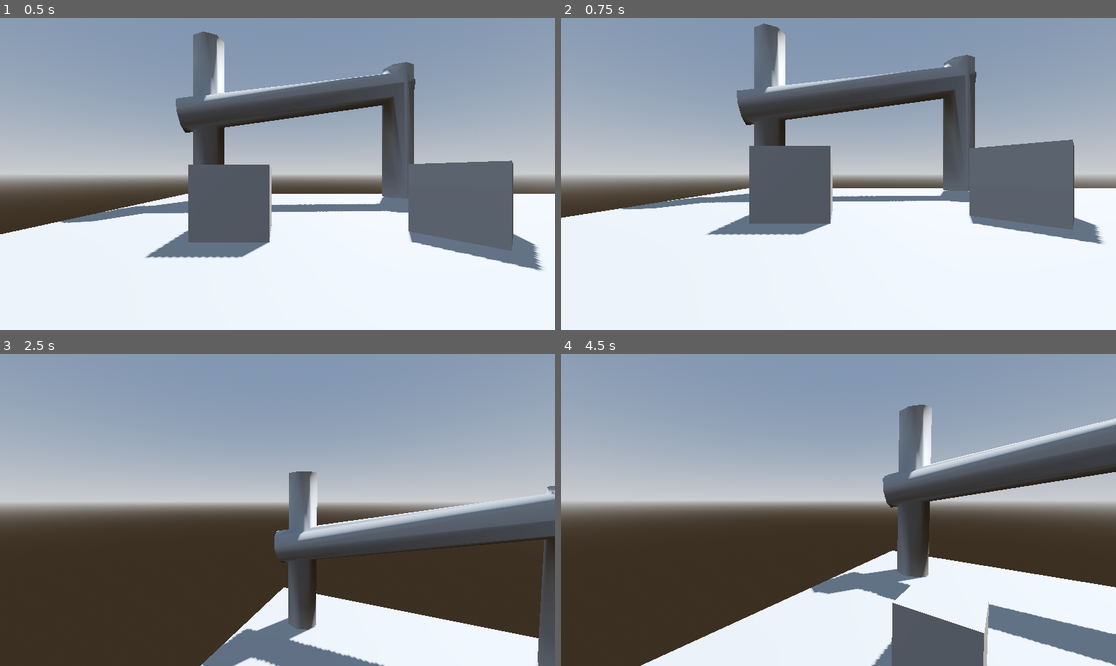
Above: before the commit, frames 1-4 (two rows, left to right).
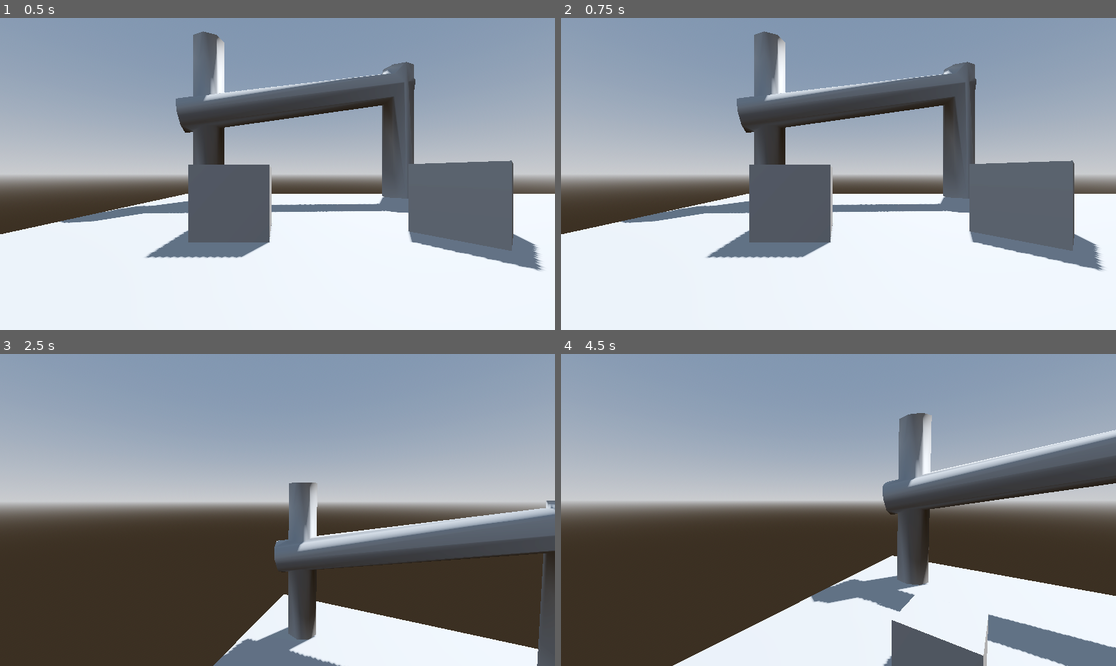
Above: after the commit, the same moments.

Repository: Nikola-Marjanusic/Finals_project
Game: Godot game, scene res://test_game.tscn
Two runs of this game, one before a commit and one after it. Both use one fixed random seed, a clock stepped at 60 frames per second and the inputs below.
Inputs (mouse positions are in pixels of both pictures, inside the frame that each line leads up to):
- Up to frame 1 (0.5 s): no input
- Up to frame 2 (0.75 s): tap Enter (ui_accept) at 0.5 s; move the mouse to (960, 158) at 0.52 s; hold Right (ui_right) from 0.53 s (still down); tap Ctrl (crouch) at 0.6 s
- Up to frame 3 (2.5 s): tap Space (jump) at 0.77, 1.07, 1.52, 1.55, 1.82, 2.1 s; click (399, 494) at 0.8 s; move the mouse to (249, 510) at 1.27 s; release Right (ui_right) at 1.28 s; hold Up (ui_up) from 1.28 s (still down); click (249, 510) at 1.35 s; move the mouse to (288, 503) at 2.02 s; click (288, 503) at 2.17 s; tap Ctrl (crouch) at 2.3 s
- Up to frame 4 (4.5 s): keep holding Up (ui_up); move the mouse to (832, 516) at 2.77 s; tap Ctrl (crouch) at 2.85, 4.35 s; tap Space (jump) at 3.02, 3.32, 3.77, 3.8, 4.07 s; click (832, 516) at 3.05 s; move the mouse to (877, 513) at 3.52 s; click (877, 513) at 3.6 s; move the mouse to (794, 506) at 4.27 s; click (794, 506) at 4.42 s

Frame 1 is identical in both runs. In frame 2, 14% of the frame differs, in the area x 0-100%, y 1-82%; in frame 3, 9.9%; in frame 4, 11%.

Commit message:
i heat Hooks
i heat Hooks

Diff:
--- /dev/null
+++ b/Scenes/rope.tscn
@@ -0,0 +1,11 @@
+[gd_scene load_steps=2 format=3 uid="uid://fbt0pdf51jbq"]
+
+[sub_resource type="CylinderMesh" id="CylinderMesh_1a244"]
+top_radius = 0.05
+bottom_radius = 0.05
+
+[node name="Rope" type="Node3D"]
+
+[node name="MeshInstance3D" type="MeshInstance3D" parent="."]
+transform = Transform3D(1, 0, 0, 0, -4.371139e-08, -1, 0, 1, -4.371139e-08, 0, 0, -1)
+mesh = SubResource("CylinderMesh_1a244")
--- /dev/null
+++ b/Scripts/hook_controller.gd
@@ -0,0 +1,50 @@
+extends Node
+@export var ray: RayCast3D
+@export var rope: Node3D
+@export var rest_lenght = 2.0
+@export var stiffness = 0
+@export var damping = 1.0
+
+@onready var player: CharacterBody3D = get_parent()
+var hookTarget: Vector3
+var hooked = false
+
+var old_target_dist
+func _physics_process(delta: float) -> void:
+	if Input.is_action_just_pressed("shoot"):
+		print("hook used")
+		hook()
+	if Input.is_action_just_released("shoot"):
+		print("hook relesed")
+		unHook()
+	if hooked:
+		handle_grapple(delta)
+
+	update_rope()
+
+func hook():
+	if ray.get_collider():
+		hookTarget = ray.get_collision_point()
+		hooked = true
+
+func unHook():
+	hooked = false
+
+func handle_grapple(delta: float):
+	#var target_dir = player.global_position.direction_to(hookTarget)
+	var target_dist = player.global_position.distance_to(hookTarget)
+	var distance = (player.global_position - hookTarget).length()
+	if distance >= target_dist:
+		var dir := (player.global_position - hookTarget).normalized()
+		var radial_velocity := player.velocity.dot(dir)
+		if radial_velocity > 0.0:
+			player.velocity -= dir * radial_velocity
+func update_rope():
+	if !hooked:
+		rope.visible = false
+		return
+
+	rope.visible = true
+	var dist = player.global_position.distance_to(hookTarget)
+	rope.look_at(hookTarget)
+	rope.scale = Vector3(1,1,dist)
--- a/Addons/proto_controller/proto_controller.gd
+++ b/Scripts/proto_controller.gd
@@ -17,18 +17,6 @@
 ## How many air jumps?
 @export var max_air_jumps : int = 1
 var air_jump_counter = max_air_jumps
-## Can we super jump?
-@export var can_super_jump : bool = true
-## how long to crouch for
-@export var super_jump_charge : float = 1.0 #s
-## Can we press to Crouch?
-@export var can_crouch : bool = true
-var isCrouching: bool = false
-## Can the player slide?
-@export var can_slide : bool = true
-var isSliding: bool = false
-## How fast to go to slide
-@export var slide_trigger : float = 10.0 #m/s
 ## Can we press to enter freefly mode (noclip)?
 @export var can_freefly : bool = false
 var freeflying : bool = false
@@ -37,14 +25,9 @@
 ## Look around rotation speed.
 @export var look_speed : float = 0.002
 ## Normal speed.
-@export var run_speed : float = 7.0
-## crouch speed.
-@export var crouch_speed : float = 4.5
-## slide speed.
-@export var slide_speed : float = 10.0
+@export var run_speed : float = 9.0
 ## Speed of jump.
 @export var jump_velocity : float = 4.5
-@export var super_jump_mult : float = 2.0
 ## How fast do we freefly?
 @export var freefly_speed : float = 25.0
 ## How fast do we stop
@@ -61,8 +44,6 @@
 @export var input_forward : String = "ui_up"
 ## Name of Input Action to move Backward.
 @export var input_back : String = "ui_down"
-## Name of Input Action to crouch.
-@export var input_crouch : String = "crouch"
 ## Name of Input Action to Jump.
 @export var input_jump : String = "ui_accept"
 ## Name of Input Action to toggle freefly mode.
@@ -73,12 +54,12 @@
 @export var deceleration_buffer : float = 0.1
 @export var jump_buffer : float = 0.1
 @export var jump_buffer_distance : float = 0.1
+var slope_angle
 var base_speed : float = run_speed
 var delayed_jump := false
 var timers := {
 	"move": 0.0,
 	"jump":0.0,
-	"superJump":0.0,
 	"air":0.0,
 	"debug_timer":0.0
 	# Add more actions here in the future
@@ -117,7 +98,7 @@
 func _physics_process(delta: float) -> void:
 	#Debug message every second
 	if timers["debug_timer"] >= 1.0:
-		print(move_speed)
+		print("speed: " , move_speed)
 		timers["debug_timer"] = 0.0
 
 	# time sinc used for grace periods and cooldowns
@@ -154,7 +135,6 @@
 		if delayed_jump:
 			velocity.y = jump_velocity
 			timers["jump"] = 0.0
-			uncrouchToJump()
 			delayed_jump = false
 		# Disable landing detection rays (no need when grounded)
 		for ray in rays:
@@ -165,13 +145,10 @@
 		if Input.is_action_just_pressed(input_jump):
 			#am i on the ground
 			if  is_on_floor() or timers["air"] <= jump_buffer:
-				if can_super_jump == true and timers["superJump"] >= super_jump_charge:
-					velocity.y = jump_velocity * super_jump_mult
-				else:
-					velocity.y = jump_velocity
+				#handl normal jumps
+				velocity.y = jump_velocity
+				print("jump")
 				timers["jump"] = 0.0
-				print("jump")
-				uncrouchToJump()
 
 			elif timers["jump"] >= jump_buffer:
 				#am i abbout to land
@@ -183,103 +160,31 @@
 				if can_air_jump and air_jump_counter > 0 and delayed_jump == false:
 					velocity.y = jump_velocity
 					timers["jump"] = 0.0
-					uncrouchToJump()
 					air_jump_counter = air_jump_counter-1
-		if not is_on_floor() or not(isCrouching != isSliding):
-			timers["superJump"] = 0.0
-	# Modify speed
-	if can_crouch:
-		if Input.is_action_just_pressed("crouch"):
-			#stand up
-			if isCrouching == true or isSliding == true:
-				movementStateChange("uncrouch")
-			#slide or crouch
-			else:
-				movementStateChange("crouch")
-		#state change dipending on speed
-		if isCrouching == true and Vector2(velocity.x, velocity.z).length() >= slide_trigger:
-			movementStateChange("crouchToSlide")
-		elif isSliding and Vector2(velocity.x, velocity.z).length() <= slide_trigger:
-			movementStateChange("slideToCrouch")
+
+	#speed calculation
+	base_speed = run_speed
 
 	#Move player
 	if can_move:
 		var input_dir := Input.get_vector(input_left, input_right, input_forward, input_back)
 		var move_dir := (transform.basis * Vector3(input_dir.x, 0, input_dir.y)).normalized()
-		if is_on_floor():
-			if move_dir:
-				# Accelerate toward full speed
-				move_speed = lerp(move_speed, base_speed, 1.0 - pow(1.0 - acceleration, delta * 60.0))
-				velocity.x = move_dir.x * move_speed
-				velocity.z = move_dir.z * move_speed
-				timers["move"] = 0.0
-			elif timers["move"] > deceleration_buffer:
-				# Decelerate smoothly when not moving
-				move_speed = lerp(move_speed, 0.0, 1.0 - pow(1.0 - deceleration, delta * 60.0))
-				velocity.x = move_toward(velocity.x, 0, 1.0 - pow(1.0 - deceleration, delta * 60.0))
-				velocity.z = move_toward(velocity.z, 0, 1.0 - pow(1.0 - deceleration, delta * 60.0))
-		else:
-			if move_dir:
-				velocity.x = move_dir.x * move_speed
-				velocity.z = move_dir.z * move_speed
-			else:
-				velocity.x = velocity.x
-				velocity.z = velocity.z
+		if move_dir:
+			# Accelerate
+			move_speed = lerp(move_speed, base_speed, 1.0 - pow(1.0 - acceleration, delta * 60.0))
+			velocity.x = move_dir.x * move_speed
+			velocity.z = move_dir.z * move_speed
+			timers["move"] = 0.0
+		elif timers["move"] > deceleration_buffer:
+			# Decelerate
+			move_speed = lerp(move_speed, 0.0, 1.0 - pow(1.0 - deceleration, delta * 60.0))
+			velocity.x = move_toward(velocity.x, 0, 1.0 - pow(1.0 - deceleration, delta * 60.0))
+			velocity.z = move_toward(velocity.z, 0, 1.0 - pow(1.0 - deceleration, delta * 60.0))
 	else:
 		velocity.x = 0
 		velocity.y = 0
-
 	# Use velocity to actually move
 	move_and_slide()
-
-func uncrouchToJump():
-	if isCrouching==true or isSliding == true:
-		movementStateChange("uncrouch")
-	else:
-		pass
-
-func movementStateChange(changeType):
-	match changeType:
-		"uncrouch":
-			$AnimationPlayer.play_backwards("StandingToCrouch")
-			isCrouching = false
-			isSliding = false
-			changeCollisionShapeTo("standing")
-			base_speed = run_speed
-		"slide":
-			$AnimationPlayer.play("StandingToCrouch")
-			isCrouching = false
-			isSliding = true
-			#crouching and sliding Collision Shapes are the same
-			changeCollisionShapeTo("crouching")
-			base_speed = slide_speed
-		"crouch":
-			$AnimationPlayer.play("StandingToCrouch")
-			isCrouching = true
-			isSliding = false
-			changeCollisionShapeTo("crouching")
-			base_speed = crouch_speed
-		"crouchToSlide":
-			isCrouching = false
-			isSliding = true
-			base_speed = slide_speed
-		"slideToCrouch":
-			isCrouching = true
-			isSliding = false
-			base_speed = crouch_speed
-
-
-#Change collision shapes for standing, crouch, crawl
-func changeCollisionShapeTo(shape):
-	match shape:
-		"crouching":
-			#Disabled == false is enabled!
-			$CrouchCollider.disabled = false
-			$StandingCollider.disabled = true
-		"standing":
-			#Disabled == false is enabled!
-			$StandingCollider.disabled = false
-			$CrouchCollider.disabled = true
 
 ## Rotate us to look around.
 ## Base of controller rotates around y (left/right). Head rotates around x (up/down).
@@ -329,9 +234,6 @@
 	if can_move and not InputMap.has_action(input_back):
 		push_error("Movement disabled. No InputAction found for input_back: " + input_back)
 		can_move = false
-	if can_crouch and not InputMap.has_action(input_crouch):
-		push_error("Movement disabled. No InputAction found for input_back: " + input_back)
-		can_crouch = false
 	if can_jump and not InputMap.has_action(input_jump):
 		push_error("Jumping disabled. No InputAction found for input_jump: " + input_jump)
 		can_jump = false
--- a/project.godot
+++ b/project.godot
@@ -57,3 +57,8 @@
 "events": [Object(InputEventKey,"resource_local_to_scene":false,"resource_name":"","device":-1,"window_id":0,"alt_press …(188 unchanged characters)…
 ]
 }
+shoot={
+"deadzone": 0.2,
+"events": [Object(InputEventMouseButton,"resource_local_to_scene":false,"resource_name":"","device":-1,"window_id":0,"alt_pressed":false,"shift_pressed":false,"ctrl_pressed":false,"meta_pressed":false,"button_mask":1,"position":Vector2(184, 24),"global_position":Vector2(193, 72),"factor":1.0,"button_index":1,"canceled":false,"pressed":true,"double_click":false,"script":null)
+]
+}
Not shown, changed: Addons/proto_controller/proto_controller.tscn
Not shown, added: Scripts/hook_controller.gd.uid
Renamed: Addons/proto_controller/proto_controller.gd.uid -> Scripts/proto_controller.gd.uid
